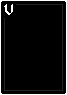
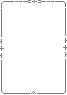
Two versions of the same layered image (67px x 95px). Layer-by-layer changes:
hid group "V" (1st of 2) (5 layers) over (4, 4, 62, 90)
added layer "Cell" above "cell" over (0, 0, 67, 94)
hid "CardBack" over (0, 0, 67, 94)
